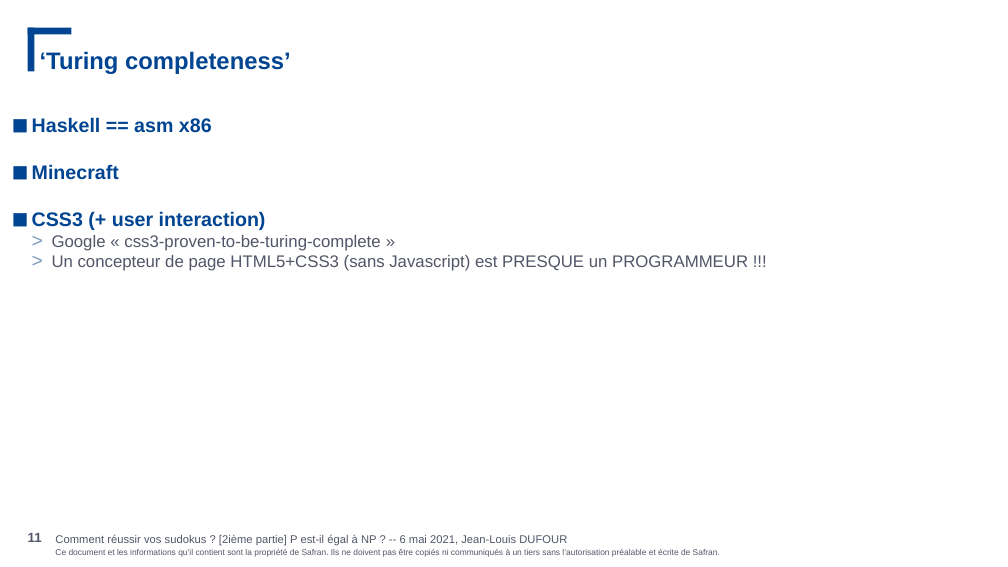
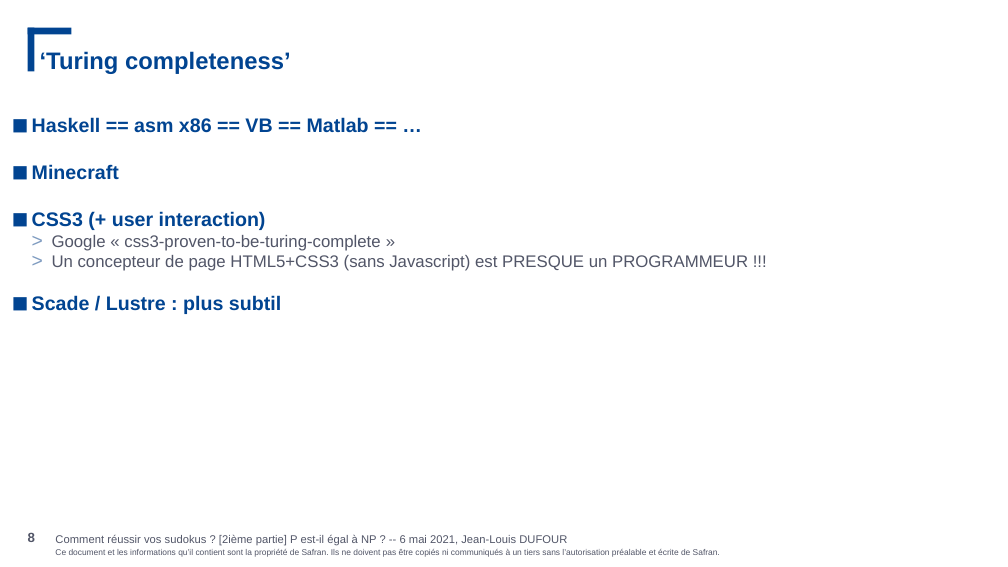
Before and after one commit to JeanLouisDufour/cours_comp, a slide deck: slide 8 of decidability.pptx (slide 11 before the commit). Drawn at 1008x567 pixels with LibreOffice and Linux fonts; fonts in the diff are those of the drawing; background and template pictures are left out. Boxes give left, top, right and bottom in pixels: in the first picture for what was removed or moved away, otherwise in the second. Text is boxed around its words. In the diff, an @@ line names an element or a change of style, - is before the commit and + after.

```diff
--- a/decidability.pptx
+++ b/decidability.pptx
@@ text at bbox=[32, 117, 369, 133]: text changed @@
-■ Haskell == asm x86
+■ Haskell == asm x86 == VB == Matlab == …
@@ text at bbox=[32, 295, 281, 314]: paragraph added @@
+■ Scade / Lustre : plus subtil
@@ page number at bbox=[28, 533, 35, 542]: text changed @@
-11
+8
```
Also in this commit, not shown: 11 other slides changed, 1 other file.
